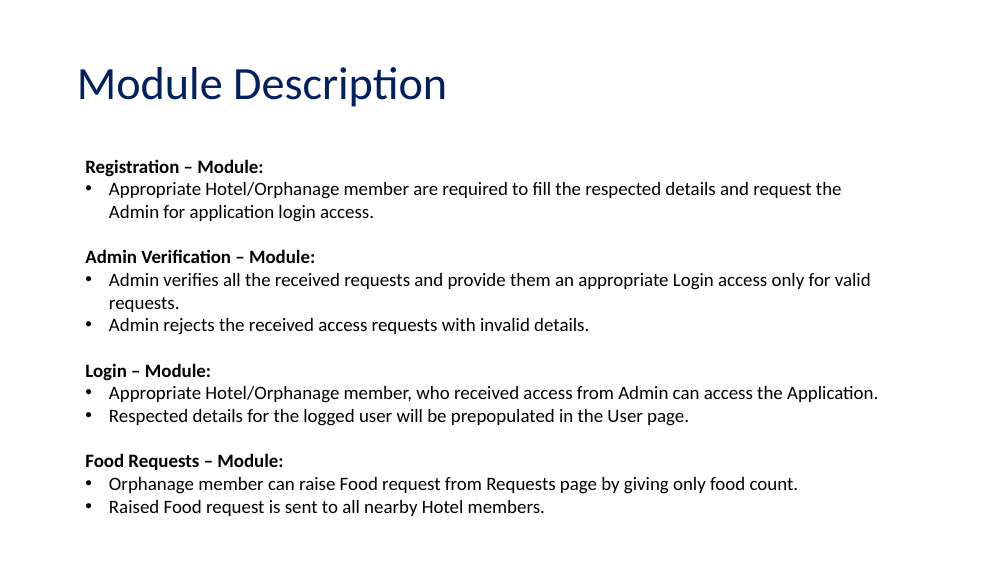
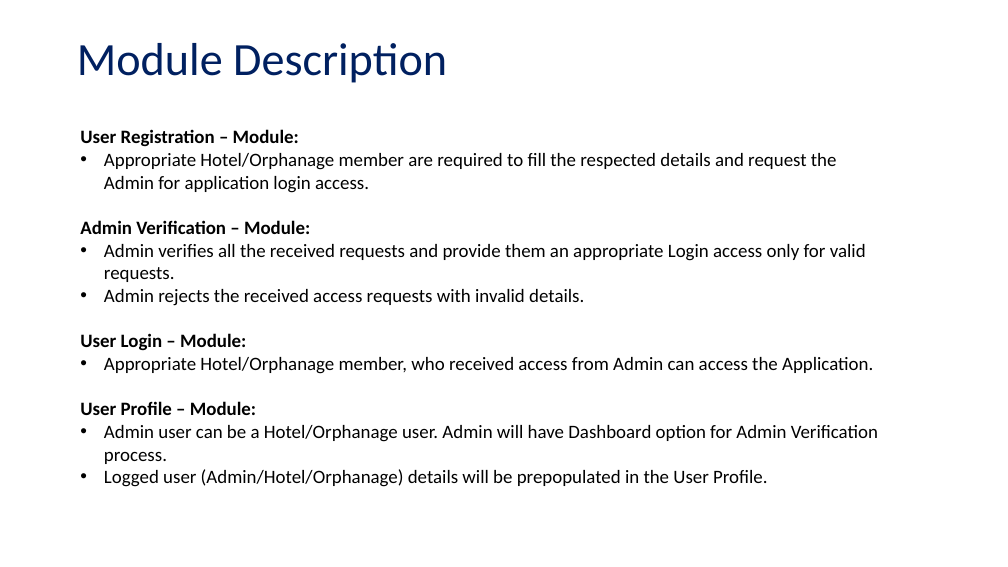
Before and after one commit to Sriram-V-99/MCA-Project-, a slide deck: slide 7 of FoodBridge_v02.pptx. Drawn at 1008x567 pixels with LibreOffice and Linux fonts; fonts in the diff are those of the drawing. Boxes give left, top, right and bottom in pixels: in the first picture for what was removed or moved away, otherwise in the second. Text is boxed around its words. In the diff, an @@ line names an element or a change of style, - is before the commit and + after.

```diff
--- a/FoodBridge_v02.pptx
+++ b/FoodBridge_v02.pptx
@@ title "Module Description": place and size @@
-title "Module Description" at box(77, 67, 447, 107)
+title "Module Description" at box(77, 43, 447, 83)
@@ text "User Registration – Module:": place and size @@
-text "User Registration – Module:" at box(85, 159, 878, 516)
+text "User Registration – Module:" at box(80, 129, 878, 487)
@@ text at box(80, 129, 299, 147): text changed @@
-Registration – Module:
+User Registration – Module:
@@ text at box(80, 333, 246, 351): text changed @@
-Login – Module:
+User Login – Module:
@@ text at box(80, 401, 878, 487): text changed @@
-• Respected details for the logged user will be prepopulated in the User page.
-Food Requests – Module:
-• Orphanage member can raise Food request from Requests page by giving only food count.
-• Raised Food request is sent to all nearby Hotel members.
+User Profile – Module:
+• Admin user can be a Hotel/Orphanage user. Admin will have Dashboard option for Admin Verification process.
+• Logged user (Admin/Hotel/Orphanage) details will be prepopulated in the User Profile.
```
Also in this commit, not shown: 9 other slides changed, 3 slides added.
